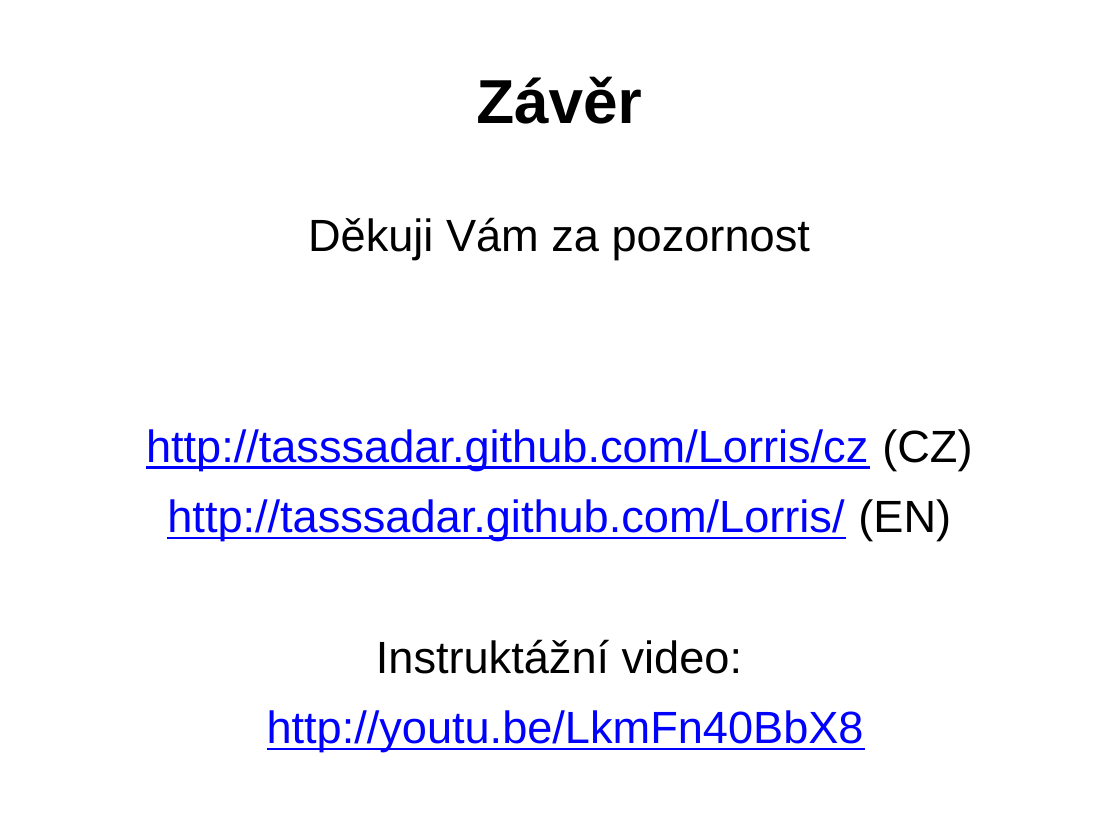
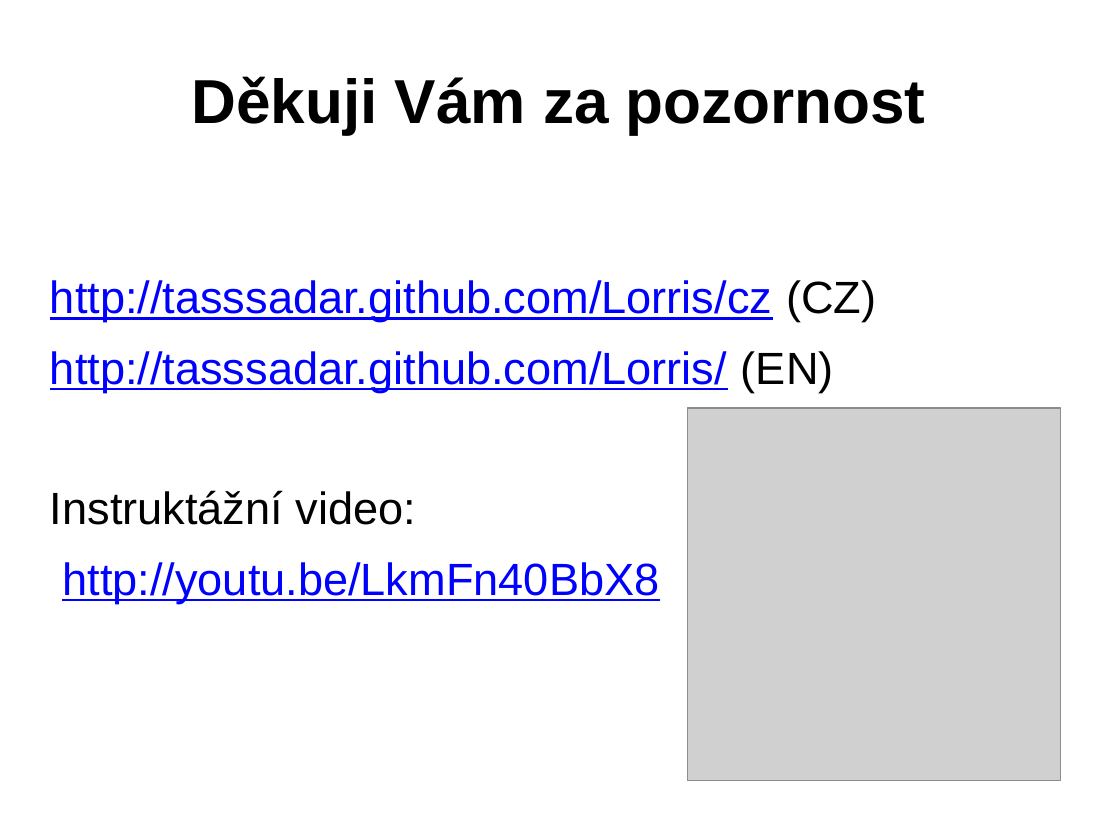
Before and after one commit to Tasssadar/soc, a slide deck: slide 11 of prezentace.odp. Drawn at 1120x840 pixels with LibreOffice and Linux fonts; fonts in the diff are those of the drawing; grey boxes stand for pictures; background and template pictures are left out. Boxes give left, top, right and bottom in pixels: in the first picture for what was removed or moved away, otherwise in the second. Text is boxed around its words. In the diff, an @@ line names an element or a change of style, - is before the commit and + after.

```diff
--- a/prezentace.odp
+++ b/prezentace.odp
@@ title at (191, 76, 926, 134): text changed @@
-Závěr
+Děkuji Vám za pozornost
@@ text "Stránky projektu:": place and size @@
-text "Stránky projektu:" at (146, 217, 972, 752)
+text "Stránky projektu:" at (50, 280, 876, 603)
@@ text "Stránky projektu:" at (50, 280, 876, 603): alignment centre to left @@
@@ text at (308, 217, 810, 260): paragraph removed @@
-Děkuji Vám za pozornost
@@ picture added at (688, 409, 1061, 782) @@
```
Also in this commit, not shown: 1 other file.
